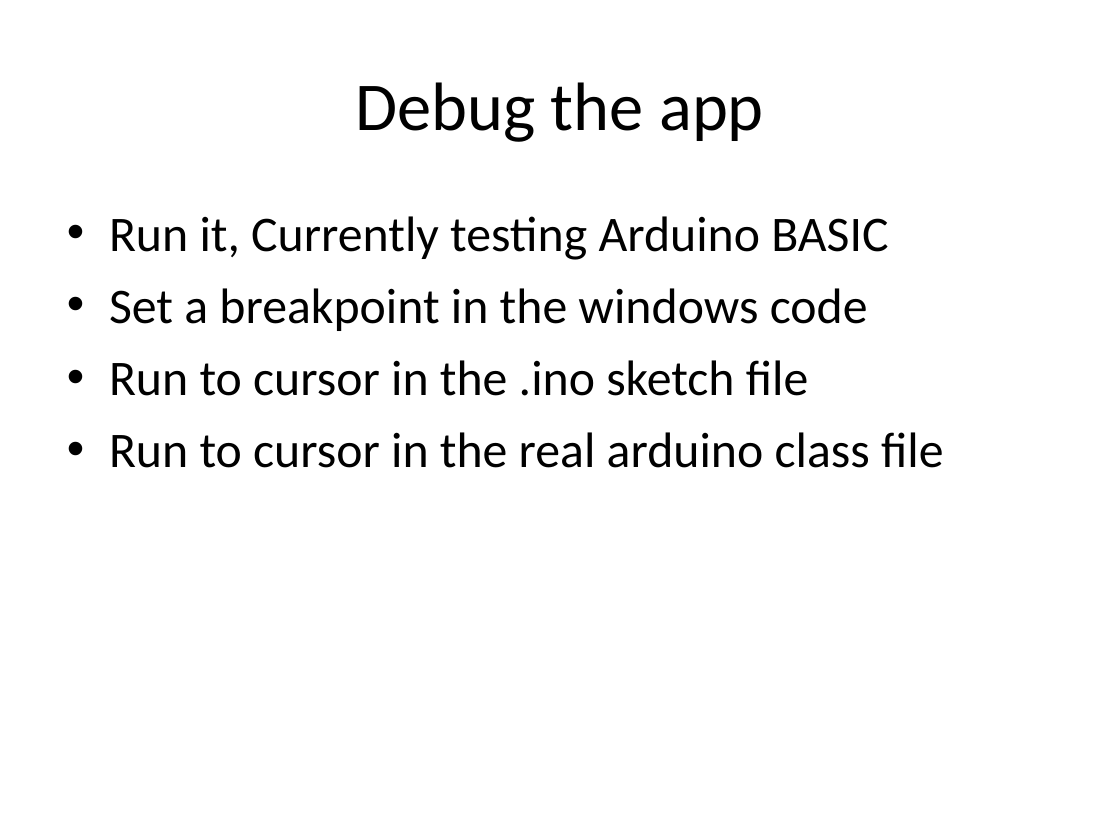
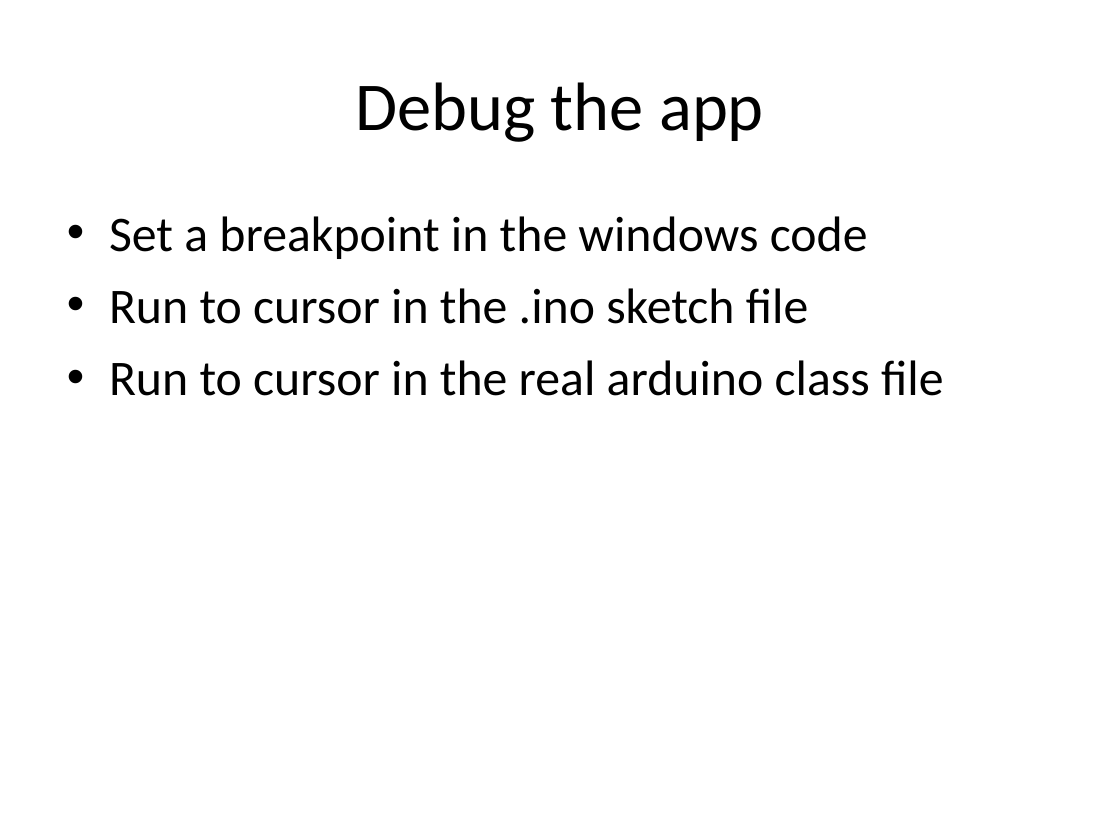
Before and after one commit to Paulware/ArduinoSimulator, a slide deck: slide 6 of Windows Arduino Simulator.ppt. Drawn at 1120x840 pixels with LibreOffice and Linux fonts; fonts in the diff are those of the drawing. Boxes give left, top, right and bottom in pixels: in the first picture for what was removed or moved away, otherwise in the second. Text is boxed around its words. In the diff, an @@ line names an element or a change of style, - is before the commit and + after.

```diff
--- a/Windows Arduino Simulator.ppt
+++ b/Windows Arduino Simulator.ppt
@@ text at box(109, 216, 888, 260): paragraph removed @@
-• Run it, Currently testing Arduino BASIC
```
Also in this commit, not shown: 3 other slides changed, 34 other files.
